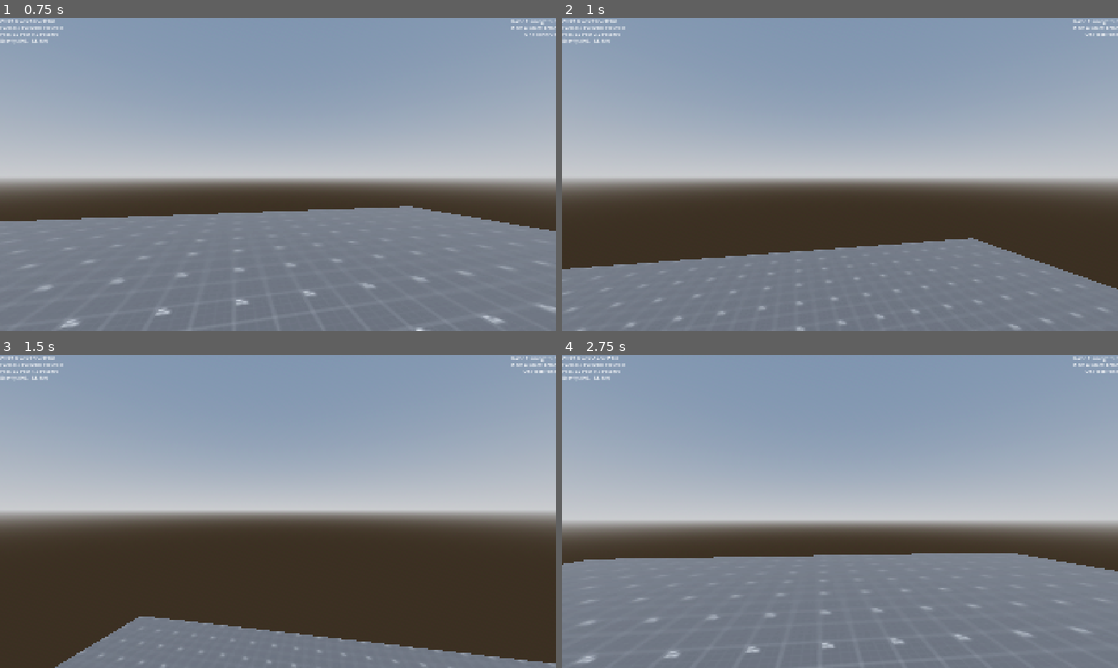
Above: before the commit, frames 1-4 (two rows, left to right).
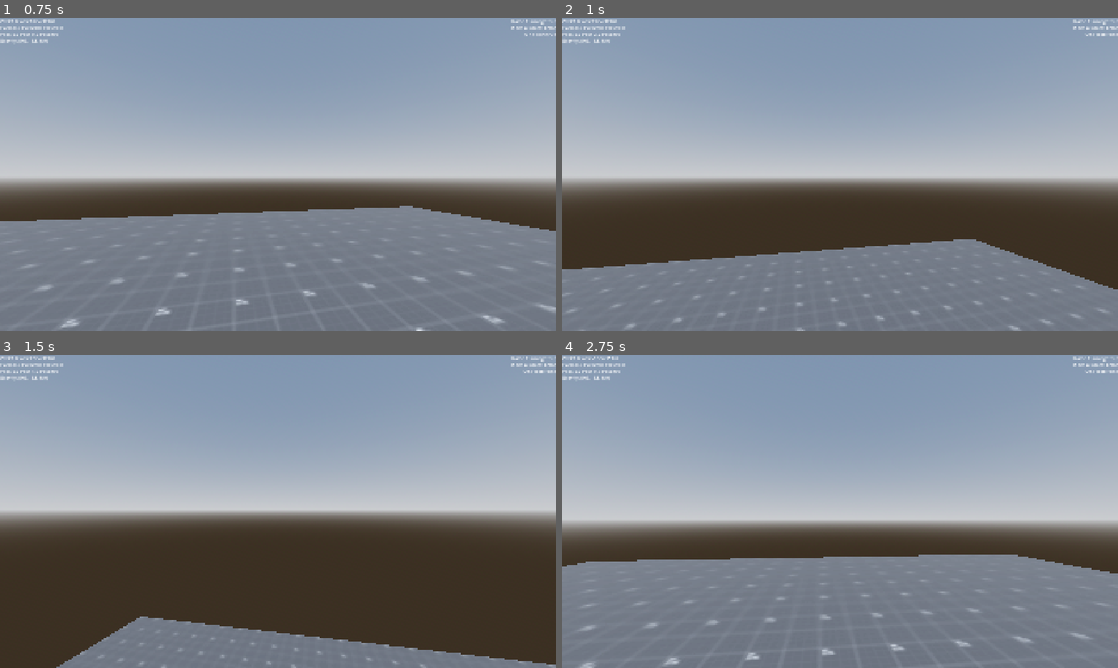
Above: after the commit, the same moments.

Repository: MrSeven3/shooter-game
Game: Godot game, scene res://Scenes/TestLevel/test_level.tscn
Two runs of this game, one before a commit and one after it. Both use one fixed random seed, a clock stepped at 60 frames per second and the inputs below. The project has no main scene, so this scene is started directly.
Inputs (mouse positions are in pixels of both pictures, inside the frame that each line leads up to):
- Up to frame 1 (0.75 s): tap Enter at 0.5 s; move the mouse to (305, 174) at 0.52 s; hold Up from 0.53 s (still down); tap Alt at 0.6 s
- Up to frame 2 (1 s): keep holding Up; tap Space at 0.77 s
- Up to frame 3 (1.5 s): keep holding Up; move the mouse to (250, 511) at 1.27 s; tap Shift at 1.35 s
- Up to frame 4 (2.75 s): keep holding Up; tap Space at 1.52 s; move the mouse to (851, 505) at 2.02 s; tap Alt at 2.1 s

Frame 1 is identical in both runs. In frame 2, 0.3% of the frame differs, in the area x 1-100%, y 3-100%; in frame 3, 0.3%; in frame 4, 1.7%, in the area x 0-100%, y 1-100%.

Commit message:
Some more work on the player

Diff:
--- a/Templates/Player/escape_menu.gd
+++ b/Templates/Player/escape_menu.gd
@@ -1,5 +1,6 @@
 extends Control
 signal resume_game
+
 
 
 func pause() -> void: #called from main player script
@@ -11,5 +12,8 @@
 	visible = false
 	resume_game.emit()
 
+func reset() -> void:
+	get_tree().reload_current_scene()
+
 func quit() -> void:
 	Utils.close_game()
--- a/Templates/Player/player.gd
+++ b/Templates/Player/player.gd
@@ -3,14 +3,12 @@
 const mouse_sensitivity = 0.002
 
 var sprint_acceleration = 2.5 # running acceleration in m/s
-const max_sprint_speed = 9 # in m/s
 const air_sprint_speed = 1.5 # speed in m/s
 
 const jump_velocity = 8 #no clue what this is measured in or why this seems good
 const terminal_fall_velocity = 25 #in m/s
 
 var target_velocity = Vector3.ZERO
-var world_target_velocity = Vector3.ZERO
 
 var velocity_increase = Vector3.ZERO
 var single_velocity_multiplier = 1 #multiplier to increase velocity
@@ -85,12 +83,13 @@
 		update_debug_readouts()
 	if game_running:
 		velocity.y = clamp(velocity.y,-terminal_fall_velocity,9223372036854775807)
+
+
 		if is_on_floor():
 			move_allowed = true
 			target_velocity = Vector3.ZERO
 
 			var target_acceleration = Vector3.ZERO
-			var relative_acceleration = Vector3.ZERO
 
 			if should_jump == true: #jumping
 				target_velocity.y += jump_velocity
@@ -106,14 +105,21 @@
 			if Input.is_key_pressed(KEY_D):
 				target_acceleration.x += (sprint_acceleration)
 
-			target_velocity += transform.basis * target_acceleration #rotate movement
+			target_velocity += target_acceleration
+
+			if single_velocity_multiplier != 1: #adds velocity mutliplier
+				target_velocity *= single_velocity_multiplier
+				print("[Player/Physics] New velocity will be "+str(target_velocity))
+				single_velocity_multiplier = 1
+
+			target_velocity = transform.basis * target_velocity #rotate movement
 			velocity = target_velocity
 		else:
 			velocity += get_gravity() * delta #Apply gravity
 			move_allowed = false
 			if single_velocity_multiplier != 1: #adds velocity mutliplier
 				velocity *= single_velocity_multiplier
-				print("[Player/Physics] New velocity will be "+str(target_velocity))
+				print("[Player/Physics] New velocity will be "+str(velocity))
 				single_velocity_multiplier = 1
 
 		move_and_slide()
--- a/Templates/Player/player.tscn
+++ b/Templates/Player/player.tscn
@@ -23,41 +23,6 @@
 transform = Transform3D(1, 0, 0, 0, 1, 0, 0, 0, 1, 0, 1.75, 0)
 
 [node name="Camera3D" type="Camera3D" parent="CameraAnchor"]
-
-[node name="EscapeMenu" type="Control" parent="CameraAnchor/Camera3D"]
-visible = false
-layout_mode = 3
-anchors_preset = 0
-offset_right = 1920.0
-offset_bottom = 1080.0
-script = ExtResource("2_xanww")
-
-[node name="Title" type="Label" parent="CameraAnchor/Camera3D/EscapeMenu"]
-layout_mode = 0
-offset_left = 744.0
-offset_top = 64.0
-offset_right = 1176.0
-offset_bottom = 152.0
-text = "Game Paused"
-label_settings = ExtResource("3_bdr43")
-
-[node name="QuitButton" type="Button" parent="CameraAnchor/Camera3D/EscapeMenu"]
-layout_mode = 0
-offset_left = 848.0
-offset_top = 512.0
-offset_right = 1072.0
-offset_bottom = 573.0
-theme_override_font_sizes/font_size = 32
-text = "Quit"
-
-[node name="ResumeButton" type="Button" parent="CameraAnchor/Camera3D/EscapeMenu"]
-layout_mode = 0
-offset_left = 848.0
-offset_top = 432.0
-offset_right = 1072.0
-offset_bottom = 496.0
-theme_override_font_sizes/font_size = 32
-text = "Resume"
 
 [node name="DebugUI" type="Control" parent="CameraAnchor/Camera3D"]
 layout_mode = 3
@@ -128,5 +93,50 @@
 text = "On Floor: Error"
 horizontal_alignment = 2
 
+[node name="EscapeMenu" type="Control" parent="CameraAnchor/Camera3D"]
+visible = false
+layout_mode = 3
+anchors_preset = 0
+offset_right = 1920.0
+offset_bottom = 1080.0
+script = ExtResource("2_xanww")
+
+[node name="Title" type="Label" parent="CameraAnchor/Camera3D/EscapeMenu"]
+layout_mode = 0
+offset_left = 744.0
+offset_top = 64.0
+offset_right = 1176.0
+offset_bottom = 152.0
+text = "Game Paused"
+label_settings = ExtResource("3_bdr43")
+
+[node name="QuitButton" type="Button" parent="CameraAnchor/Camera3D/EscapeMenu"]
+layout_mode = 0
+offset_left = 848.0
+offset_top = 592.0
+offset_right = 1072.0
+offset_bottom = 653.0
+theme_override_font_sizes/font_size = 32
+text = "Quit"
+
+[node name="ResumeButton" type="Button" parent="CameraAnchor/Camera3D/EscapeMenu"]
+layout_mode = 0
+offset_left = 848.0
+offset_top = 434.0
+offset_right = 1072.0
+offset_bottom = 498.0
+theme_override_font_sizes/font_size = 32
+text = "Resume"
+
+[node name="Reset" type="Button" parent="CameraAnchor/Camera3D/EscapeMenu"]
+layout_mode = 0
+offset_left = 848.0
+offset_top = 514.0
+offset_right = 1072.0
+offset_bottom = 578.0
+theme_override_font_sizes/font_size = 32
+text = "Reset"
+
 [connection signal="pressed" from="CameraAnchor/Camera3D/EscapeMenu/QuitButton" to="CameraAnchor/Camera3D/EscapeMenu" method="quit"]
 [connection signal="pressed" from="CameraAnchor/Camera3D/EscapeMenu/ResumeButton" to="CameraAnchor/Camera3D/EscapeMenu" method="resume"]
+[connection signal="pressed" from="CameraAnchor/Camera3D/EscapeMenu/Reset" to="CameraAnchor/Camera3D/EscapeMenu" method="reset"]
--- a/project.godot
+++ b/project.godot
@@ -27,3 +27,31 @@
 [editor_plugins]
 
 enabled=PackedStringArray("res://addons/godot_super-wakatime/plugin.cfg")
+
+[input]
+
+game_jump={
+"deadzone": 0.2,
+"events": [Object(InputEventKey,"resource_local_to_scene":false,"resource_name":"","device":-1,"window_id":0,"alt_pressed":false,"shift_pressed":false,"ctrl_pressed":false,"meta_pressed":false,"pressed":false,"keycode":0,"physical_keycode":32,"key_label":0,"unicode":32,"location":0,"echo":false,"script":null)
+]
+}
+game_forward={
+"deadzone": 0.2,
+"events": [Object(InputEventKey,"resource_local_to_scene":false,"resource_name":"","device":-1,"window_id":0,"alt_pressed":false,"shift_pressed":false,"ctrl_pressed":false,"meta_pressed":false,"pressed":false,"keycode":0,"physical_keycode":87,"key_label":0,"unicode":119,"location":0,"echo":false,"script":null)
+]
+}
+game_backward={
+"deadzone": 0.2,
+"events": [Object(InputEventKey,"resource_local_to_scene":false,"resource_name":"","device":-1,"window_id":0,"alt_pressed":false,"shift_pressed":false,"ctrl_pressed":false,"meta_pressed":false,"pressed":false,"keycode":0,"physical_keycode":83,"key_label":0,"unicode":115,"location":0,"echo":false,"script":null)
+]
+}
+game_left={
+"deadzone": 0.2,
+"events": [Object(InputEventKey,"resource_local_to_scene":false,"resource_name":"","device":-1,"window_id":0,"alt_pressed":false,"shift_pressed":false,"ctrl_pressed":false,"meta_pressed":false,"pressed":false,"keycode":0,"physical_keycode":65,"key_label":0,"unicode":97,"location":0,"echo":false,"script":null)
+]
+}
+game_right={
+"deadzone": 0.2,
+"events": [Object(InputEventKey,"resource_local_to_scene":false,"resource_name":"","device":-1,"window_id":0,"alt_pressed":false,"shift_pressed":false,"ctrl_pressed":false,"meta_pressed":false,"pressed":false,"keycode":0,"physical_keycode":68,"key_label":0,"unicode":100,"location":0,"echo":false,"script":null)
+]
+}
